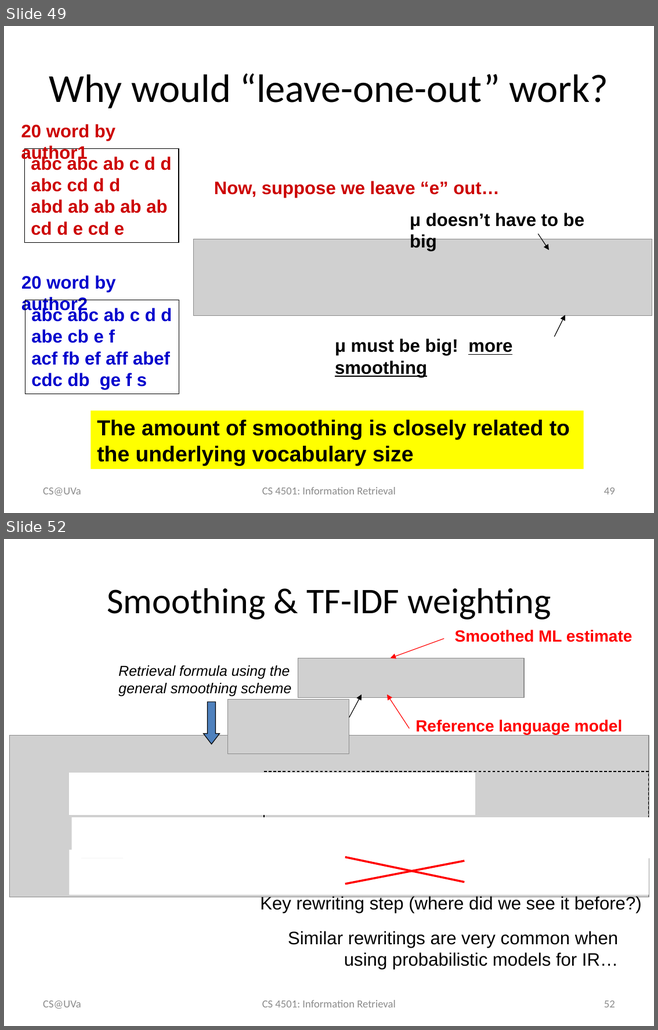
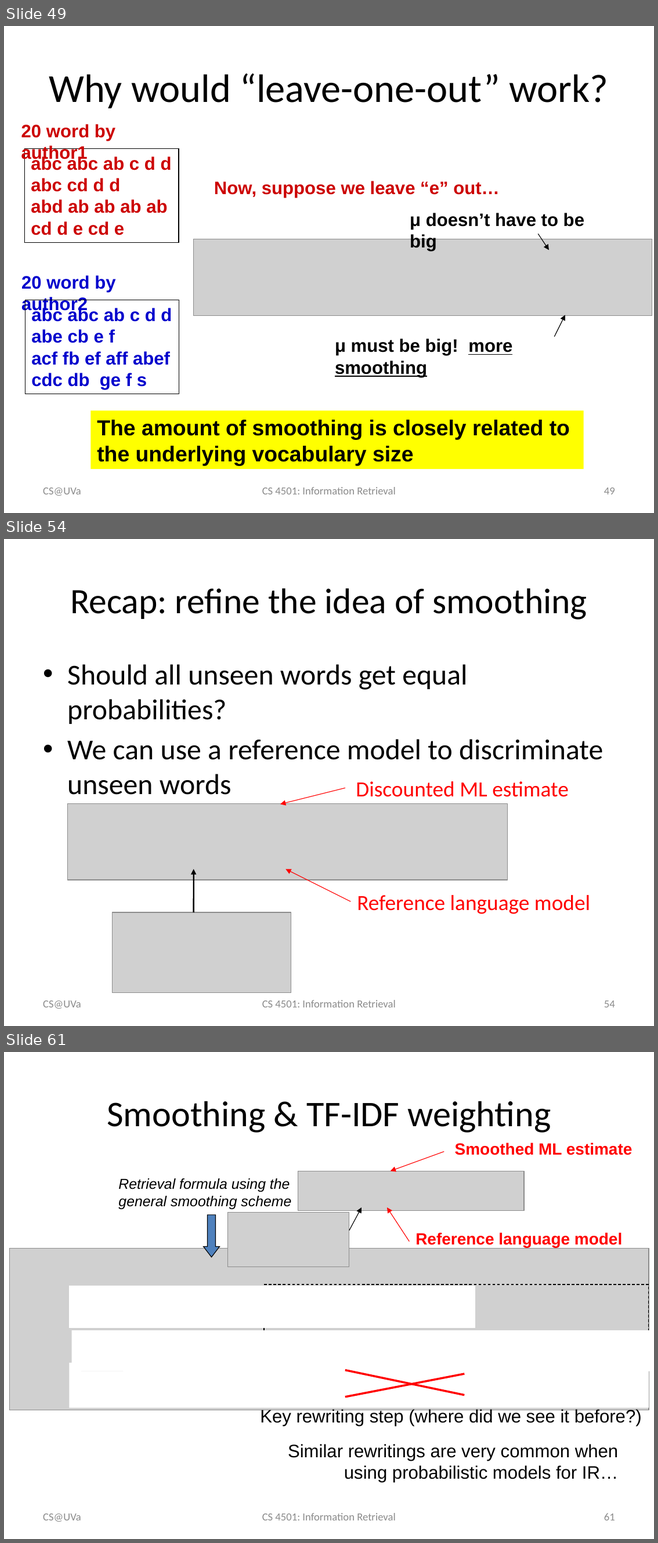
Before and after one commit to wang296/IR2015, a slide deck: docs/Language Models.pptx. Shown one above the other, each under a label of ours: slides 49 and 52 before the commit, slides 49, 54 and 61 after it; the slides between them are not shown. The pictures are 658x1030 and 658x1543 pixels, drawn with LibreOffice and Linux fonts; fonts in the diff are those of the drawing; grey boxes stand for pictures. Boxes give left, top, right and bottom in pixels: in the first picture for what was removed or moved away, otherwise in the second. Text is boxed around its words. In the diff, an @@ line names an element or a change of style, - is before the commit and + after.

```diff
--- a/docs/Language Models.pptx
+++ b/docs/Language Models.pptx
@@ slide 54 added at <box>4,539,654,1026</box>, background #FFFFFF @@
@@ title added at <box>70,588,586,620</box>, 39.6 pt, text #000000 @@
+Recap: refine the idea of smoothing
@@ text added at <box>67,664,603,795</box>, 32 pt, text #000000 @@
+• Should all unseen words get equal probabilities?
+• We can use a reference model to discriminate unseen words
@@ text added at <box>355,781,568,797</box>, 24 pt, text #FF0000 @@
+Discounted ML estimate
@@ arrow added from (345, 788) to (280, 804), #FF0000 0.75 pt @@
@@ picture added at <box>68,803,507,880</box> @@
@@ arrow added from (194, 913) to (194, 869), #000000 1.5 pt @@
@@ arrow added from (350, 901) to (285, 869), #FF0000 0.75 pt @@
@@ text added at <box>357,895,590,914</box>, 24 pt, text #FF0000 @@
+Reference language model
@@ picture added at <box>112,913,291,993</box> @@
@@ text added at <box>43,1001,81,1009</box>, 12 pt, text #8C8C8C @@
+CS@UVa
@@ text added at <box>262,1000,395,1008</box>, 12 pt, text #8C8C8C @@
+CS 4501: Information Retrieval
@@ page number added at <box>604,1001,615,1008</box>, 12 pt, text #8C8C8C @@
+54
@@ what was slide 52 is now slide 61 @@
@@ page number at <box>604,1513,615,1521</box>: text changed @@
-52
+61
```
Also in this commit, not shown: 2 slides changed, 8 other slides added, 3 other files.
